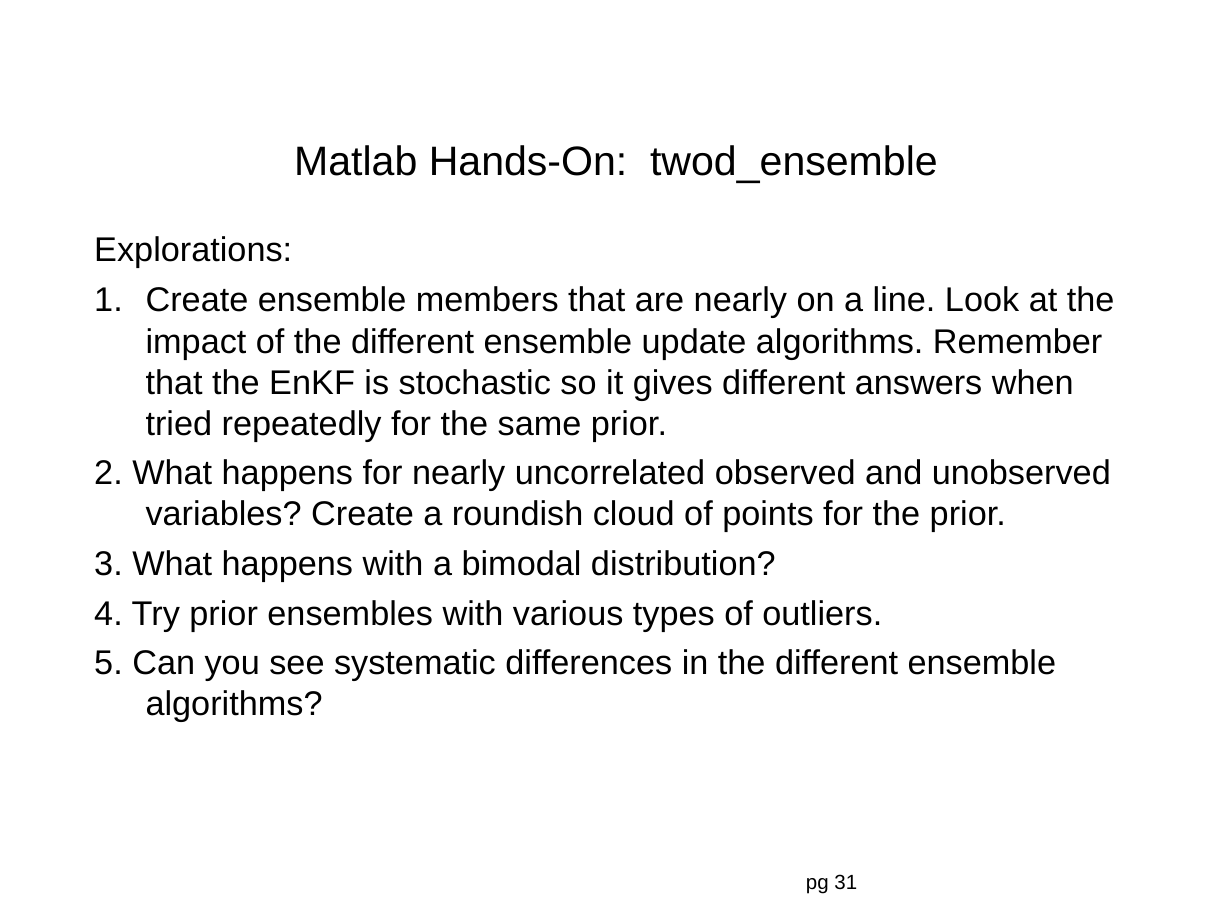
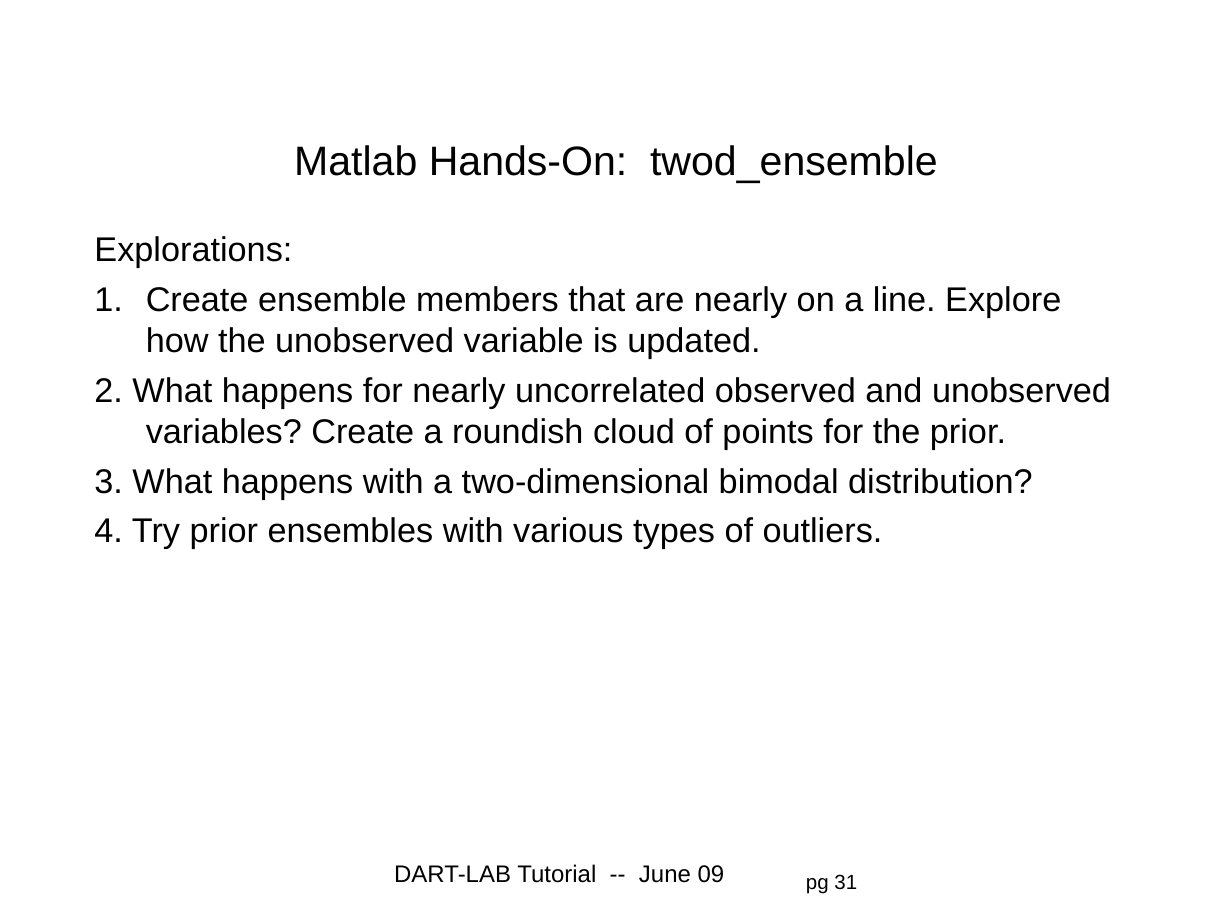
Before and after one commit to jhendric/DART, a slide deck: slide 31 of DART_LAB/presentation/DART_section2.ppt. Drawn at 1232x924 pixels with LibreOffice and Linux fonts; fonts in the diff are those of the drawing; background and template pictures are left out. Boxes give left, top, right and bottom in pixels: in the first picture for what was removed or moved away, otherwise in the second. Text is boxed around its words. In the diff, an @@ line names an element or a change of style, - is before the commit and + after.

Commit message:
Partial revision and new sections for DART_LAB tutorial.

```diff
--- a/DART_LAB/presentation/DART_section2.ppt
+++ b/DART_LAB/presentation/DART_section2.ppt
@@ text at (146,286,1061,359): text changed @@
-1. Create ensemble members that are nearly on a line. Look at the impact of the different ensemble update algorithms. Remember that the EnKF is stochastic so it gives different answers when tried repeatedly for the same prior.
+1. Create ensemble members that are nearly on a line. Explore how the unobserved variable is updated.
@@ text at (94,468,1033,499): text changed @@
-3. What happens with a bimodal distribution?
+3. What happens with a two-dimensional bimodal distribution?
@@ text at (94,649,1057,722): paragraph removed @@
-5. Can you see systematic differences in the different ensemble algorithms?
@@ text added at (394,864,725,883), 14 pt, text #000000 @@
+DART-LAB Tutorial -- June 09
```
Also in this commit, not shown: 37 other slides changed, 9 slides added, 1 slide removed, 7 other files.
